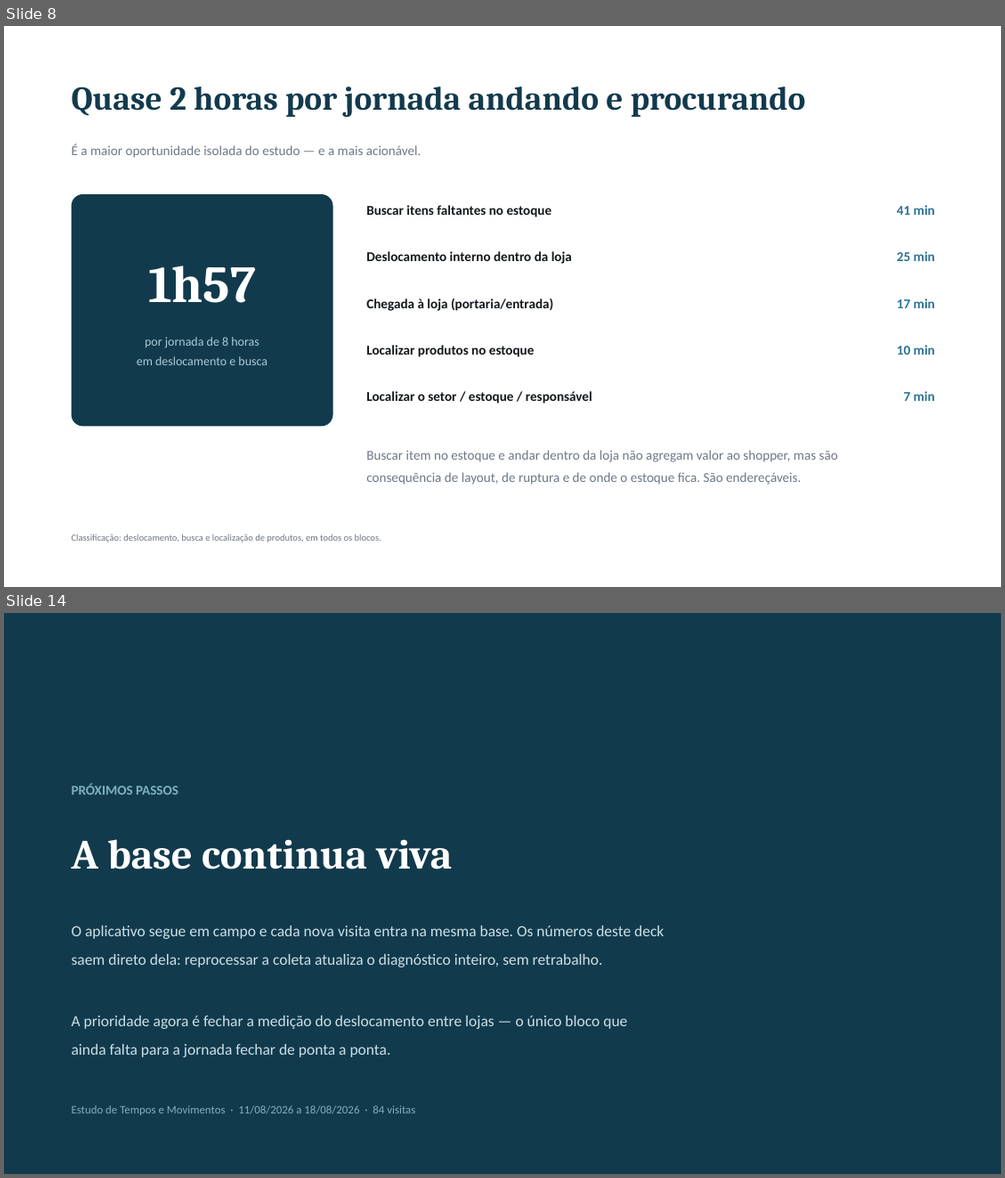
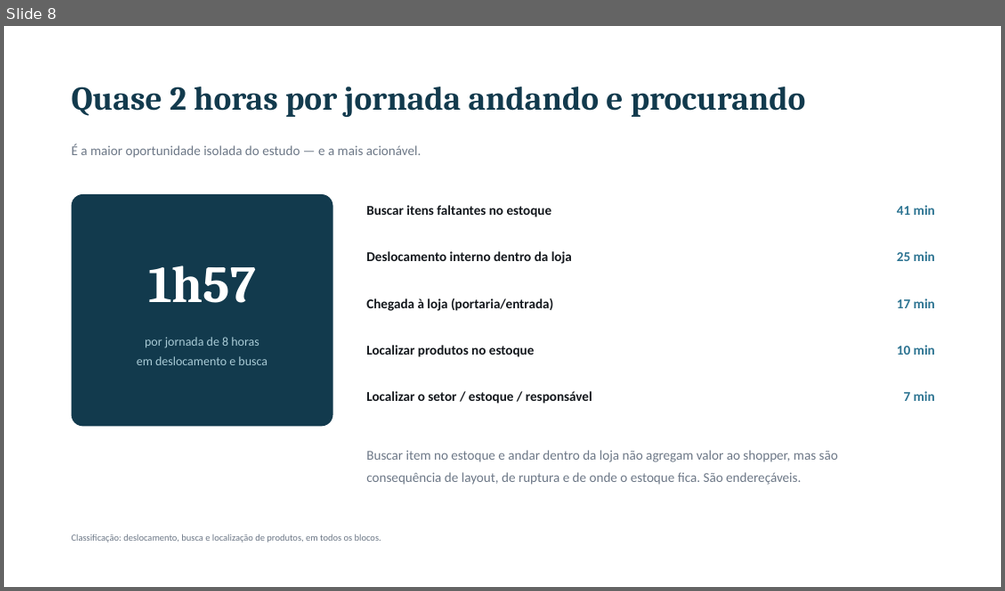
Before and after one commit to SPOTPROMO-PG/Tempos-e-Movimentos, a slide deck: analise/entregaveis/Tempos e Movimentos - Apresentacao.pptx. Shown one above the other, each under a label of ours: slides 8 and 14 before the commit, slide 8 after it; the slides between them are not shown. The pictures are 1005x1178 and 1005x591 pixels, drawn with LibreOffice and Linux fonts; fonts in the diff are those of the drawing. Boxes give left, top, right and bottom in pixels: in the first picture for what was removed or moved away, otherwise in the second. Text is boxed around its words. In the diff, an @@ line names an element or a change of style, - is before the commit and + after.

```diff
--- a/analise/entregaveis/Tempos e Movimentos - Apresentacao.pptx
+++ b/analise/entregaveis/Tempos e Movimentos - Apresentacao.pptx
@@ slide 14 removed at [4, 613, 1001, 1174], background #123A4D @@
@@ text removed at [72, 783, 178, 795] @@
-PRÓXIMOS PASSOS
@@ text removed at [72, 839, 452, 869] @@
-A base continua viva
@@ text removed at [72, 925, 663, 1057] @@
-O aplicativo segue em campo e cada nova visita entra na mesma base. Os números deste deck
-saem direto dela: reprocessar a coleta atualiza o diagnóstico inteiro, sem retrabalho.
-A prioridade agora é fechar a medição do deslocamento entre lojas — o único bloco que
-ainda falta para a jornada fechar de ponta a ponta.
@@ text removed at [72, 1105, 415, 1115] @@
-Estudo de Tempos e Movimentos · 11/08/2026 a 18/08/2026 · 84 visitas
```
Also in this commit, not shown: 8 slides changed, 1 slide added, 1 other slide removed, 5 other files.
